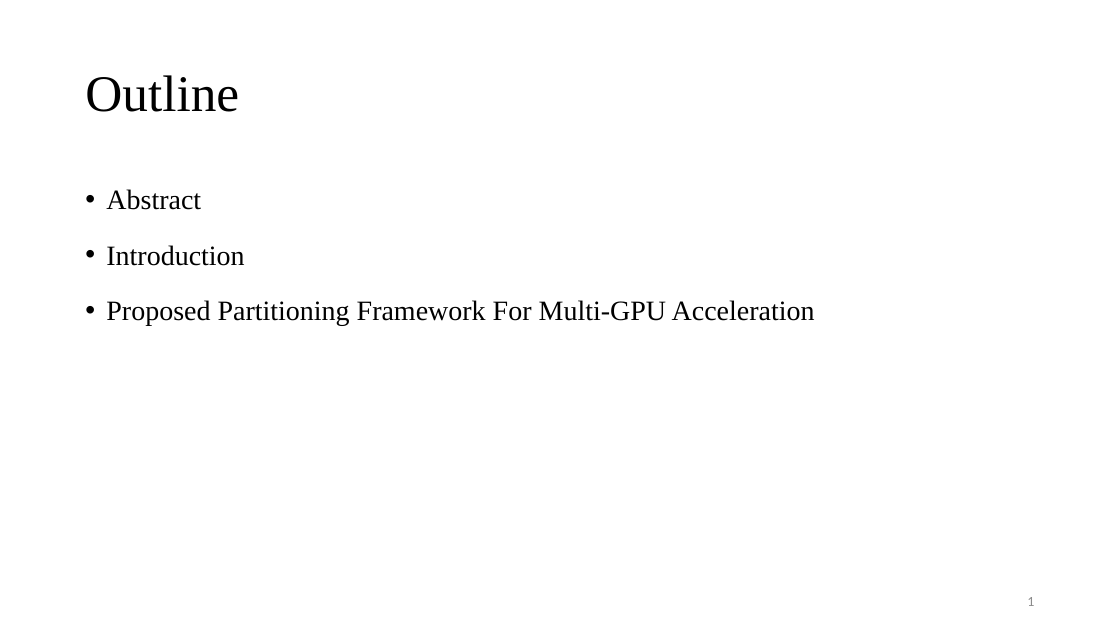
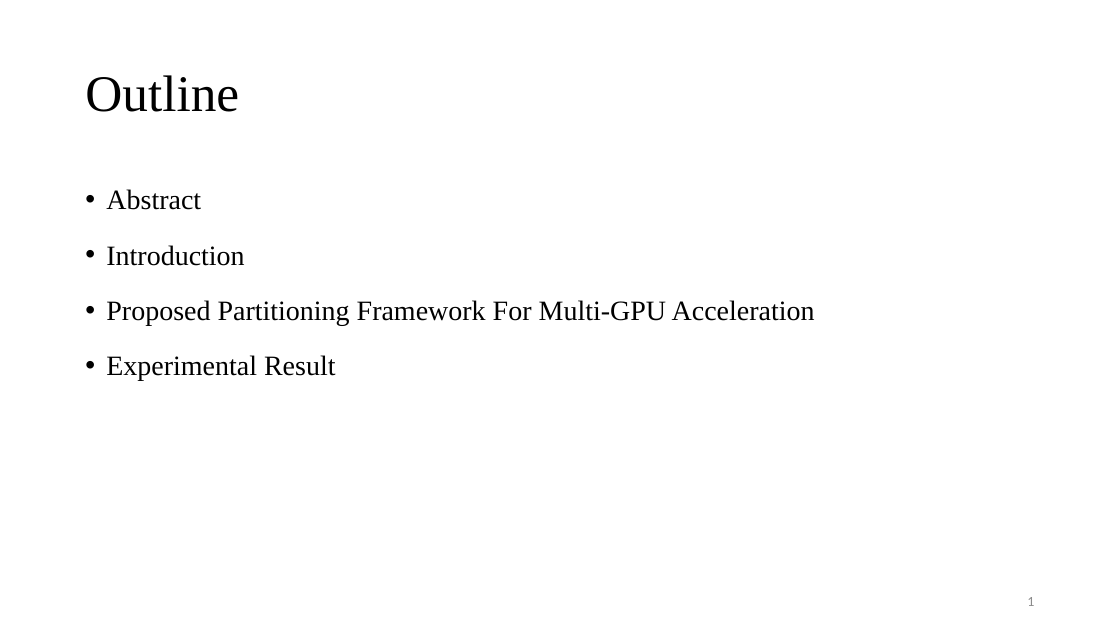
Before and after one commit to Pacific-Feng-Studuies/Studied-Papers, a slide deck: slide 2 of GM/Partition/Fast STA Graph Partitioning Framework for Multi-GPU Acceleration/Fast STA Graph Partitioning Framework for Multi-GPU Acceleration.pptx. Drawn at 1120x630 pixels with LibreOffice and Linux fonts; fonts in the diff are those of the drawing. Boxes give left, top, right and bottom in pixels: in the first picture for what was removed or moved away, otherwise in the second. Text is boxed around its words. In the diff, an @@ line names an element or a change of style, - is before the commit and + after.

Commit message:
2023/08/06

```diff
--- a/GM/Partition/Fast STA Graph Partitioning Framework for Multi-GPU Acceleration/Fast STA Graph Partitioning Framework for Multi-GPU Acceleration.pptx
+++ b/GM/Partition/Fast STA Graph Partitioning Framework for Multi-GPU Acceleration/Fast STA Graph Partitioning Framework for Multi-GPU Acceleration.pptx
@@ text at (106,355,335,381): paragraph added @@
+• Experimental Result
```
Also in this commit, not shown: 2 other slides changed, 6 slides added.
